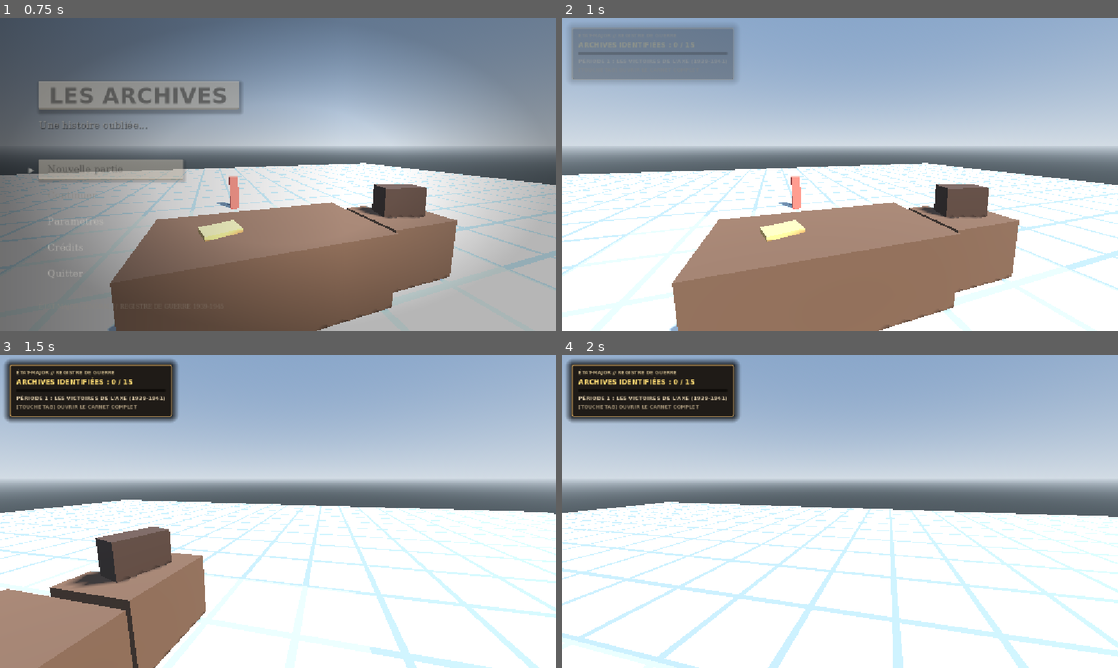
Above: before the commit, frames 1-4 (two rows, left to right).
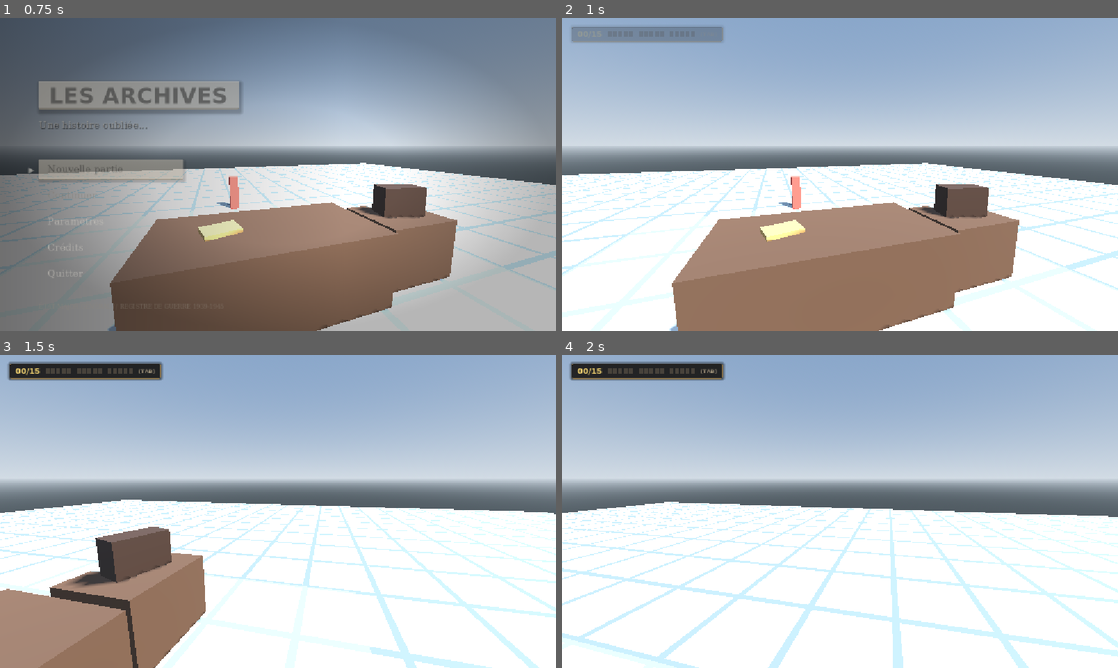
Above: after the commit, the same moments.

Repository: NexorrDev/Godot-WW2
Game: Godot game, scene res://scenes/main_game.tscn
Two runs of this game, one before a commit and one after it. Both use one fixed random seed, a clock stepped at 60 frames per second and the inputs below.
Inputs (mouse positions are in pixels of both pictures, inside the frame that each line leads up to):
- Up to frame 1 (0.75 s): click "Nouvelle partie" at 0.5 s
- Up to frame 2 (1 s): no input
- Up to frame 3 (1.5 s): tap Enter at 1.25 s; move the mouse to (305, 511) at 1.27 s; hold W from 1.28 s (still down); tap E at 1.35 s; click (305, 511) at 1.42 s
- Up to frame 4 (2 s): keep holding W

Frame 1 is identical in both runs. In frame 2, 4.1% of the frame differs, in the area x 1-32%, y 2-21%; in frame 3, 5.7%, in the area x 0-32%, y 1-22%; in frame 4, 5.7%.

Commit message:
HUD de progression discret, bannière d'archive plus fine, fix souris du carnet
- HUD : pastille compacte (compteur + 15 segments colorés par période) à la place de la grande carte
- Bannière haut d'écran : file d'attente, liseré à la couleur de la période
- Fix : fermer une fiche ouverte depuis le carnet (TAB) ne fait plus disparaître la souris
- UIStyle.period_color partagé

Co-Authored-By: Claude Sonnet 5.5 <noreply@anthropic.com>
Claude-Session: https://claude.ai/code/session_019jx8jc2EtZW8BPq9GZRgmx

Diff:
--- a/ww-2-archives-game/scenes/hud_progression.tscn
+++ b/ww-2-archives-game/scenes/hud_progression.tscn
@@ -1,80 +1,45 @@
-[gd_scene load_steps=10 format=3]
+[gd_scene load_steps=6 format=3]
 
 [ext_resource type="Script" path="res://scripts/hud_progression.gd" id="1_hud"]
 
-[sub_resource type="SystemFont" id="SystemFont_typewriter"]
-font_names = PackedStringArray("Courier New", "Consolas", "Courier", "monospace")
+[sub_resource type="SystemFont" id="SystemFont_mono"]
+font_names = PackedStringArray("JetBrains Mono", "Consolas", "Courier New", "Courier", "monospace")
 font_weight = 600
 
+[sub_resource type="SystemFont" id="SystemFont_title"]
+font_names = PackedStringArray("Bebas Neue", "Oswald", "Impact", "Haettenschweiler", "Arial Narrow", "sans-serif")
+font_weight = 700
+
 [sub_resource type="StyleBoxFlat" id="StyleBoxFlat_badge"]
-bg_color = Color(0.12, 0.10, 0.08, 0.92)
-border_width_left = 2
-border_width_top = 2
-border_width_right = 2
-border_width_bottom = 2
-border_color = Color(0.70, 0.55, 0.32, 0.95)
-corner_radius_top_left = 4
-corner_radius_top_right = 4
-corner_radius_bottom_right = 4
-corner_radius_bottom_left = 4
-content_margin_left = 14.0
-content_margin_top = 10.0
-content_margin_right = 14.0
-content_margin_bottom = 10.0
-shadow_color = Color(0, 0, 0, 0.75)
-shadow_size = 14
-
-[sub_resource type="StyleBoxFlat" id="StyleBoxFlat_prog_bg"]
-bg_color = Color(0.06, 0.05, 0.04, 1)
-corner_radius_top_left = 2
-corner_radius_top_right = 2
-corner_radius_bottom_right = 2
-corner_radius_bottom_left = 2
-
-[sub_resource type="StyleBoxFlat" id="StyleBoxFlat_prog_fill"]
-bg_color = Color(0.92, 0.75, 0.35, 1)
-corner_radius_top_left = 2
-corner_radius_top_right = 2
-corner_radius_bottom_right = 2
-corner_radius_bottom_left = 2
-
-[sub_resource type="LabelSettings" id="LabelSettings_badge_header"]
-font = SubResource("SystemFont_typewriter")
-font_size = 10
-font_color = Color(0.72, 0.65, 0.50, 1)
-
-[sub_resource type="LabelSettings" id="LabelSettings_badge_counter"]
-font = SubResource("SystemFont_typewriter")
-font_size = 14
-font_color = Color(0.98, 0.85, 0.45, 1)
+bg_color = Color(0.09, 0.08, 0.07, 0.78)
+border_width_left = 1
+border_width_top = 1
+border_width_right = 1
+border_width_bottom = 1
+border_color = Color(0.55, 0.46, 0.30, 0.65)
+corner_radius_top_left = 3
+corner_radius_top_right = 3
+corner_radius_bottom_right = 3
+corner_radius_bottom_left = 3
+content_margin_left = 12.0
+content_margin_top = 6.0
+content_margin_right = 12.0
+content_margin_bottom = 6.0
+shadow_color = Color(0, 0, 0, 0.5)
+shadow_size = 6
 
 [sub_resource type="StyleBoxFlat" id="StyleBoxFlat_toast"]
-bg_color = Color(0.14, 0.11, 0.08, 0.98)
-border_width_left = 2
-border_width_top = 2
-border_width_right = 2
-border_width_bottom = 2
-border_color = Color(0.90, 0.75, 0.40, 1)
-corner_radius_top_left = 5
-corner_radius_top_right = 5
-corner_radius_bottom_right = 5
-corner_radius_bottom_left = 5
-content_margin_left = 24.0
-content_margin_top = 10.0
-content_margin_right = 24.0
+bg_color = Color(0.10, 0.09, 0.08, 0.94)
+border_width_left = 5
+border_color = Color(0.93, 0.83, 0.45, 1)
+corner_radius_top_right = 3
+corner_radius_bottom_right = 3
+content_margin_left = 20.0
+content_margin_top = 9.0
+content_margin_right = 22.0
 content_margin_bottom = 10.0
-shadow_color = Color(0, 0, 0, 0.85)
-shadow_size = 20
-
-[sub_resource type="LabelSettings" id="LabelSettings_toast_title"]
-font = SubResource("SystemFont_typewriter")
-font_size = 12
-font_color = Color(0.95, 0.80, 0.40, 1)
-
-[sub_resource type="LabelSettings" id="LabelSettings_toast_sub"]
-font = SubResource("SystemFont_typewriter")
-font_size = 13
-font_color = Color(0.96, 0.94, 0.88, 1)
+shadow_color = Color(0, 0, 0, 0.7)
+shadow_size = 14
 
 [node name="HUDProgression" type="CanvasLayer"]
 layer = 8
@@ -93,52 +58,38 @@
 unique_name_in_owner = true
 layout_mode = 1
 offset_left = 20.0
-offset_top = 20.0
-offset_right = 320.0
-offset_bottom = 128.0
+offset_top = 18.0
+offset_right = 20.0
+offset_bottom = 18.0
 mouse_filter = 2
 theme_override_styles/panel = SubResource("StyleBoxFlat_badge")
 
-[node name="BadgeVBox" type="VBoxContainer" parent="RootControl/BadgePanel"]
+[node name="BadgeHBox" type="HBoxContainer" parent="RootControl/BadgePanel"]
 layout_mode = 2
 mouse_filter = 2
-theme_override_constants/separation = 5
+theme_override_constants/separation = 12
 
-[node name="HeaderLabel" type="Label" parent="RootControl/BadgePanel/BadgeVBox"]
-layout_mode = 2
-text = "ÉTAT-MAJOR // REGISTRE DE GUERRE"
-label_settings = SubResource("LabelSettings_badge_header")
-
-[node name="CounterLabel" type="Label" parent="RootControl/BadgePanel/BadgeVBox"]
+[node name="CounterLabel" type="Label" parent="RootControl/BadgePanel/BadgeHBox"]
 unique_name_in_owner = true
 layout_mode = 2
-text = "ARCHIVES IDENTIFIÉES : 0 / 15"
-label_settings = SubResource("LabelSettings_badge_counter")
+theme_override_colors/font_color = Color(0.98, 0.85, 0.45, 1)
+theme_override_fonts/font = SubResource("SystemFont_mono")
+theme_override_font_sizes/font_size = 16
+text = "00/15"
 
-[node name="ProgressBar" type="ProgressBar" parent="RootControl/BadgePanel/BadgeVBox"]
-unique_name_in_owner = true
-custom_minimum_size = Vector2(0, 7)
-layout_mode = 2
-mouse_filter = 2
-theme_override_styles/background = SubResource("StyleBoxFlat_prog_bg")
-theme_override_styles/fill = SubResource("StyleBoxFlat_prog_fill")
-max_value = 15.0
-show_percentage = false
-
-[node name="PeriodLabel" type="Label" parent="RootControl/BadgePanel/BadgeVBox"]
+[node name="SegmentsBox" type="HBoxContainer" parent="RootControl/BadgePanel/BadgeHBox"]
 unique_name_in_owner = true
 layout_mode = 2
-theme_override_fonts/font = SubResource("SystemFont_typewriter")
+size_flags_vertical = 4
+mouse_filter = 2
+theme_override_constants/separation = 3
+
+[node name="HintLabel" type="Label" parent="RootControl/BadgePanel/BadgeHBox"]
+layout_mode = 2
+theme_override_colors/font_color = Color(0.62, 0.57, 0.48, 1)
+theme_override_fonts/font = SubResource("SystemFont_mono")
 theme_override_font_sizes/font_size = 11
-theme_override_colors/font_color = Color(0.85, 0.78, 0.65, 1)
-text = "PÉRIODE 1 : LES VICTOIRES DE L'AXE (1939-1941)"
-
-[node name="HintLabel" type="Label" parent="RootControl/BadgePanel/BadgeVBox"]
-layout_mode = 2
-theme_override_fonts/font = SubResource("SystemFont_typewriter")
-theme_override_font_sizes/font_size = 10
-theme_override_colors/font_color = Color(0.60, 0.54, 0.44, 1)
-text = "[TOUCHE TAB] OUVRIR LE CARNET COMPLET"
+text = "[TAB]"
 
 [node name="ToastPanel" type="PanelContainer" parent="RootControl"]
 unique_name_in_owner = true
@@ -147,10 +98,10 @@
 anchors_preset = 5
 anchor_left = 0.5
 anchor_right = 0.5
-offset_left = -330.0
+offset_left = -270.0
 offset_top = 20.0
-offset_right = 330.0
-offset_bottom = 86.0
+offset_right = 270.0
+offset_bottom = 74.0
 grow_horizontal = 2
 mouse_filter = 2
 theme_override_styles/panel = SubResource("StyleBoxFlat_toast")
@@ -158,26 +109,20 @@
 [node name="ToastVBox" type="VBoxContainer" parent="RootControl/ToastPanel"]
 layout_mode = 2
 mouse_filter = 2
-theme_override_constants/separation = 3
+theme_override_constants/separation = 0
+
+[node name="ToastCaption" type="Label" parent="RootControl/ToastPanel/ToastVBox"]
+unique_name_in_owner = true
+layout_mode = 2
+theme_override_colors/font_color = Color(0.93, 0.83, 0.45, 1)
+theme_override_fonts/font = SubResource("SystemFont_mono")
+theme_override_font_sizes/font_size = 11
+text = "ARCHIVE CLASSÉE  ·  01/15"
 
 [node name="ToastTitle" type="Label" parent="RootControl/ToastPanel/ToastVBox"]
 unique_name_in_owner = true
 layout_mode = 2
-text = "[ ARCHIVE MILITAIRE CLASSÉE // 1 / 15 ]"
-label_settings = SubResource("LabelSettings_toast_title")
-horizontal_alignment = 1
-
-[node name="ToastSubtitle" type="Label" parent="RootControl/ToastPanel/ToastVBox"]
-unique_name_in_owner = true
-layout_mode = 2
-text = "1ER SEPTEMBRE 1939 : INVASION DE LA POLOGNE"
-label_settings = SubResource("LabelSettings_toast_sub")
-horizontal_alignment = 1
-
-[node name="ToastHint" type="Label" parent="RootControl/ToastPanel/ToastVBox"]
-layout_mode = 2
-theme_override_fonts/font = SubResource("SystemFont_typewriter")
-theme_override_font_sizes/font_size = 10
-theme_override_colors/font_color = Color(0.70, 0.62, 0.45, 1)
-text = "APPUYEZ SUR LA TOUCHE [TAB] POUR CONSULTER LE REGISTRE"
-horizontal_alignment = 1
+theme_override_colors/font_color = Color(0.96, 0.94, 0.88, 1)
+theme_override_fonts/font = SubResource("SystemFont_title")
+theme_override_font_sizes/font_size = 24
+text = "1ER SEPTEMBRE 1939 — INVASION DE LA POLOGNE"
--- a/ww-2-archives-game/scripts/document_viewer.gd
+++ b/ww-2-archives-game/scripts/document_viewer.gd
@@ -92,5 +92,12 @@
 	await tween.finished
 	visible = false
 
-	get_tree().call_group("player", "resume_control")
+	# Si la fiche a été ouverte depuis le carnet (TAB), le carnet est toujours à l'écran :
+	# on garde la souris visible et le joueur bloqué, sinon la souris disparaît.
+	var carnets = get_tree().get_nodes_in_group("carnet_archives")
+	var carnet_open = carnets.size() > 0 and carnets[0].is_open
+	if carnet_open:
+		Input.mouse_mode = Input.MOUSE_MODE_VISIBLE
+	else:
+		get_tree().call_group("player", "resume_control")
 	document_closed.emit(current_date_id)
--- a/ww-2-archives-game/scripts/hud_progression.gd
+++ b/ww-2-archives-game/scripts/hud_progression.gd
@@ -1,40 +1,74 @@
 extends CanvasLayer
 
-## HUD de Progression en jeu (Affichage permanent + Toast)
-## Affiche en temps réel le nombre d'archives débloquées (0/15),
-## la période actuelle de la guerre et les notifications de découverte.
+## HUD de progression en jeu, volontairement discret :
+## - une petite pastille en haut à gauche : compteur "03/15" + 15 segments colorés par période
+## - une fine bannière au centre haut à chaque nouvelle archive (ou nouvelle période)
+## Les bannières passent dans une file d'attente pour ne jamais se chevaucher.
+
+const TOTAL: int = 15
+const PER_PERIOD: int = 5
+const SEGMENT_EMPTY: Color = Color(0.28, 0.26, 0.23, 1.0)
+const TOAST_HOLD: float = 3.2
+
+const PERIOD_NAMES: Dictionary = {
+	1: "PÉRIODE 1 · LES VICTOIRES DE L'AXE (1939-1941)",
+	2: "PÉRIODE 2 · LE TOURNANT DE LA GUERRE (1942-1943)",
+	3: "PÉRIODE 3 · LA VICTOIRE DES ALLIÉS (1944-1945)",
+}
 
 @onready var root_control: Control = $RootControl
 @onready var badge_panel: PanelContainer = %BadgePanel
 @onready var counter_label: Label = %CounterLabel
-@onready var progress_bar: ProgressBar = %ProgressBar
-@onready var period_label: Label = %PeriodLabel
+@onready var segments_box: HBoxContainer = %SegmentsBox
 
 @onready var toast_panel: PanelContainer = %ToastPanel
+@onready var toast_caption: Label = %ToastCaption
 @onready var toast_title: Label = %ToastTitle
-@onready var toast_subtitle: Label = %ToastSubtitle
 
+var segments: Array[ColorRect] = []
+var seen_dates: Array[String] = []
+var toast_queue: Array[Dictionary] = []
+var toast_busy: bool = false
 var toast_tween: Tween = null
-var pulse_tween: Tween = null
+var toast_style: StyleBoxFlat = null
 
 func _ready() -> void:
 	add_to_group("hud_progression")
 	# Masqué au début tant qu'on est sur le menu principal
 	root_control.modulate.a = 0.0
 
-	if toast_panel:
-		toast_panel.visible = false
-		toast_panel.modulate.a = 0.0
+	toast_panel.visible = false
+	toast_panel.modulate.a = 0.0
+	# Style propre à ce HUD pour pouvoir changer la couleur du liseré à chaque bannière
+	toast_style = (toast_panel.get_theme_stylebox("panel") as StyleBoxFlat).duplicate()
+	toast_panel.add_theme_stylebox_override("panel", toast_style)
+
+	_build_segments()
 
 	# Connexions aux signaux du GameManager
 	GameManager.date_unlocked.connect(_on_date_unlocked)
 	GameManager.period_changed.connect(_on_period_changed)
 
-	_update_display()
+	_update_display(false)
+
+## Crée les 15 petits segments (un espace entre chaque groupe de 5 = une période)
+func _build_segments() -> void:
+	for i in TOTAL:
+		if i > 0 and i % PER_PERIOD == 0:
+			var gap := Control.new()
+			gap.custom_minimum_size = Vector2(6, 0)
+			gap.mouse_filter = Control.MOUSE_FILTER_IGNORE
+			segments_box.add_child(gap)
+		var seg := ColorRect.new()
+		seg.custom_minimum_size = Vector2(8, 14)
+		seg.mouse_filter = Control.MOUSE_FILTER_IGNORE
+		seg.color = SEGMENT_EMPTY
+		segments_box.add_child(seg)
+		segments.append(seg)
 
 ## Appelé quand le joueur lance la partie depuis le menu
 func show_hud() -> void:
-	_update_display()
+	_update_display(false)
 	var tween = create_tween()
 	tween.tween_property(root_control, "modulate:a", 1.0, 0.4)
 
@@ -42,54 +76,68 @@
 	var tween = create_tween()
 	tween.tween_property(root_control, "modulate:a", 0.0, 0.25)
 
-func _update_display() -> void:
-	var count = GameManager.get_unlocked_count()
-	counter_label.text = "ARCHIVES IDENTIFIÉES : %d / 15" % count
-	progress_bar.value = count
+func _segment_color(index: int) -> Color:
+	return UIStyle.period_color(int(floor(float(index) / PER_PERIOD)) + 1)
 
-	match GameManager.current_period:
-		1:
-			period_label.text = "PÉRIODE 1 : LES VICTOIRES DE L'AXE (1939-1941)"
-		2:
-			period_label.text = "PÉRIODE 2 : LE TOURNANT DE LA GUERRE (1942-1943)"
-		3:
-			period_label.text = "PÉRIODE 3 : LA VICTOIRE DES ALLIÉS (1944-1945)"
+func _update_display(flash_last: bool) -> void:
+	var count: int = GameManager.get_unlocked_count()
+	counter_label.text = "%02d/%d" % [count, TOTAL]
+
+	for i in segments.size():
+		var target: Color = _segment_color(i) if i < count else SEGMENT_EMPTY
+		if flash_last and i == count - 1:
+			# Le segment qui vient d'être rempli s'illumine puis reprend sa couleur
+			segments[i].color = Color.WHITE
+			create_tween().tween_property(segments[i], "color", target, 0.8)
+		else:
+			segments[i].color = target
 
 func _on_date_unlocked(date_id: String, date_info: Dictionary) -> void:
-	_update_display()
-	_pulse_badge()
-	_show_toast(date_info)
+	# Le GameManager ré-émet ce signal quand on relit une fiche déjà découverte :
+	# dans ce cas, pas de nouvelle bannière.
+	if seen_dates.has(date_id):
+		return
+	seen_dates.append(date_id)
+
+	_update_display(true)
+
+	var count: int = GameManager.get_unlocked_count()
+	var period: int = int(date_info.get("period", 1))
+	var date_str: String = str(date_info.get("date_str", "")).to_upper()
+	var title: String = str(date_info.get("title", "Nouvelle archive")).to_upper()
+	_enqueue_toast("ARCHIVE CLASSÉE  ·  %02d/%d" % [count, TOTAL], "%s — %s" % [date_str, title], UIStyle.period_color(period))
 
 func _on_period_changed(new_period: int) -> void:
-	_update_display()
-	_pulse_badge()
+	_update_display(false)
+	# Le retour à la période 1 (nouvelle partie) n'a pas besoin d'annonce
+	if new_period > 1:
+		_enqueue_toast("NOUVELLE PÉRIODE", PERIOD_NAMES.get(new_period, ""), UIStyle.period_color(new_period))
 
-## Animation de pulsation dorée sur le badge lors d'une découverte
-func _pulse_badge() -> void:
-	if not badge_panel:
+# ---------------------------------------------------------------------------
+# Bannières (file d'attente)
+# ---------------------------------------------------------------------------
+
+func _enqueue_toast(caption: String, title: String, accent: Color) -> void:
+	toast_queue.append({"caption": caption, "title": title, "accent": accent})
+	if not toast_busy:
+		_show_next_toast()
+
+func _show_next_toast() -> void:
+	if toast_queue.is_empty():
+		toast_busy = false
 		return
+	toast_busy = true
 
-	if pulse_tween and pulse_tween.is_valid():
-		pulse_tween.kill()
-
-	pulse_tween = create_tween()
-	pulse_tween.tween_property(counter_label, "modulate", Color(1.0, 1.0, 0.8), 0.15)
-	pulse_tween.tween_property(counter_label, "modulate", Color(1.0, 1.0, 1.0), 0.3)
-
-## Bannière Toast militaire en haut au centre
-func _show_toast(date_info: Dictionary) -> void:
-	if not toast_panel:
-		return
-
-	var count = GameManager.get_unlocked_count()
-	var date_str = date_info.get("date_str", "")
-	var title = date_info.get("title", "Nouvelle archive")
-
-	toast_title.text = "[ ARCHIVE MILITAIRE CLASSÉE // %d / 15 ]" % count
-	toast_subtitle.text = "%s : %s" % [date_str.to_upper(), title.to_upper()]
+	var t: Dictionary = toast_queue.pop_front()
+	var accent: Color = t["accent"]
+	toast_caption.text = t["caption"]
+	toast_caption.add_theme_color_override("font_color", accent)
+	toast_title.text = t["title"]
+	toast_style.border_color = accent
 
 	toast_panel.visible = true
-	toast_panel.position.y = -60.0
+	toast_panel.modulate.a = 0.0
+	toast_panel.position.y = -50.0
 
 	if toast_tween and toast_tween.is_valid():
 		toast_tween.kill()
@@ -98,9 +146,11 @@
 	# Glisse vers le bas avec fondu
 	toast_tween.tween_property(toast_panel, "position:y", 20.0, 0.35).set_trans(Tween.TRANS_BACK).set_ease(Tween.EASE_OUT)
 	toast_tween.parallel().tween_property(toast_panel, "modulate:a", 1.0, 0.25)
-	# Reste affiché 4.5 secondes
-	toast_tween.tween_interval(4.5)
+	toast_tween.tween_interval(TOAST_HOLD)
 	# Remonte vers le haut
-	toast_tween.tween_property(toast_panel, "position:y", -60.0, 0.35).set_trans(Tween.TRANS_SINE).set_ease(Tween.EASE_IN)
-	toast_tween.parallel().tween_property(toast_panel, "modulate:a", 0.0, 0.3)
-	toast_tween.tween_callback(func(): toast_panel.visible = false)
+	toast_tween.tween_property(toast_panel, "position:y", -50.0, 0.3).set_trans(Tween.TRANS_SINE).set_ease(Tween.EASE_IN)
+	toast_tween.parallel().tween_property(toast_panel, "modulate:a", 0.0, 0.25)
+	toast_tween.tween_callback(func():
+		toast_panel.visible = false
+		_show_next_toast()
+	)
--- a/ww-2-archives-game/scripts/ui_style.gd
+++ b/ww-2-archives-game/scripts/ui_style.gd
@@ -14,6 +14,16 @@
 const SUBTITLE := Color(0.72, 0.69, 0.64, 1.0)
 const FOOTER := Color(0.55, 0.52, 0.47, 1.0)
 const GOLD := Color(0.95, 0.82, 0.48, 1.0)
+
+## Couleur propre à chaque période (bleu / orange / or), utilisée par le HUD
+static func period_color(period: int) -> Color:
+	match period:
+		1:
+			return Color(0.50, 0.68, 0.92)
+		2:
+			return Color(0.95, 0.66, 0.34)
+		_:
+			return Color(0.93, 0.83, 0.45)
 
 static var _font_title: SystemFont = null
 static var _font_mono: SystemFont = null
